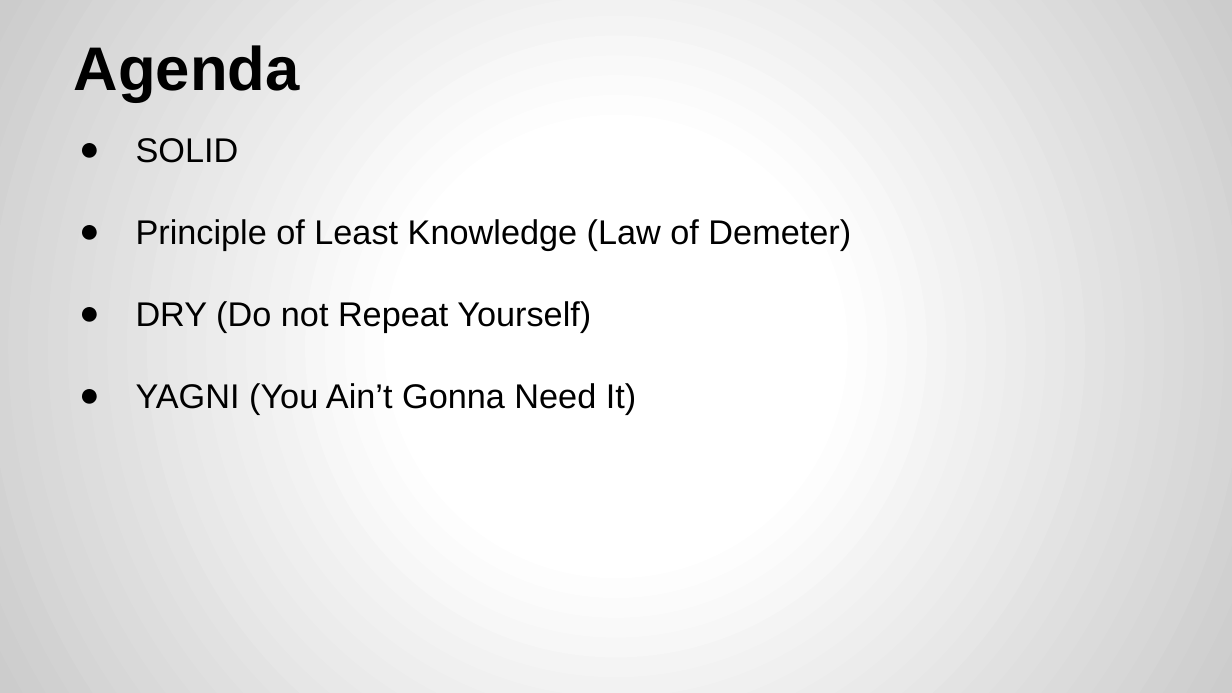
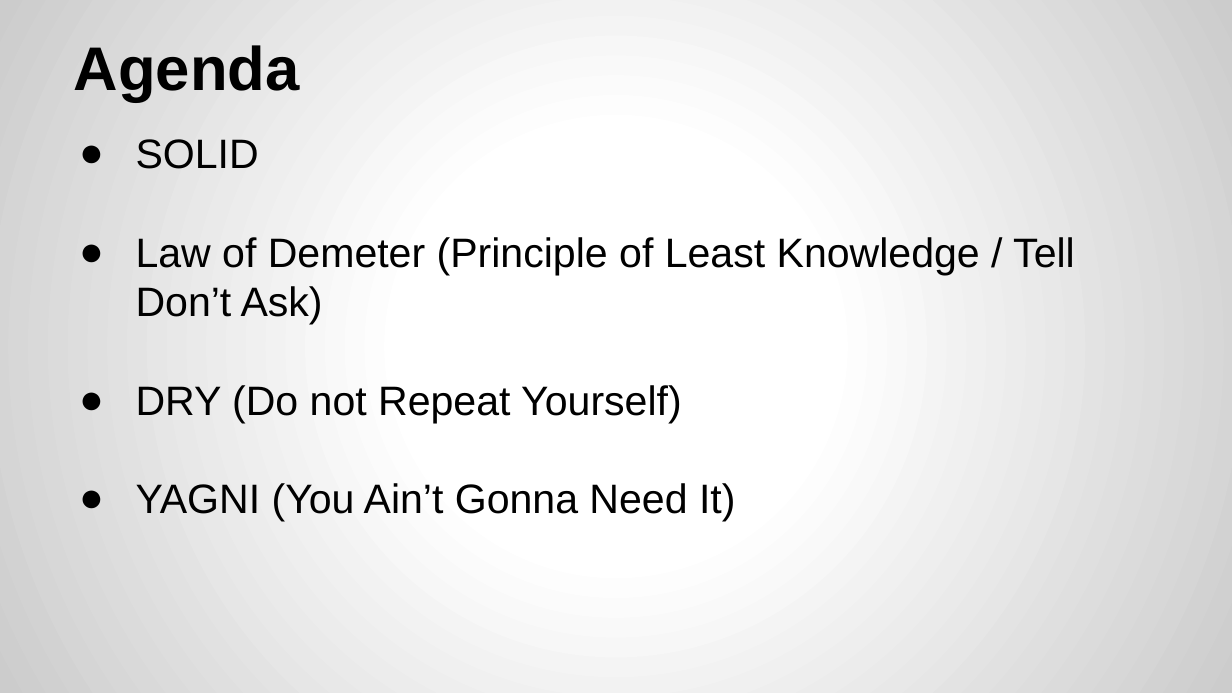
Before and after one commit to yogeshrnaik/presentations, a slide deck: slide 2 of Software Design Principles.pptx. Drawn at 1232x693 pixels with LibreOffice and Linux fonts; fonts in the diff are those of the drawing. Boxes give left, top, right and bottom in pixels: in the first picture for what was removed or moved away, otherwise in the second. Text is boxed around its words. In the diff, an @@ line names an element or a change of style, - is before the commit and + after.

Commit message:
font change

```diff
--- a/Software Design Principles.pptx
+++ b/Software Design Principles.pptx
@@ text at (x1=136, y1=139, x2=735, y2=522): size 20 to 24 pt in "SOLID", "DRY (Do not Repeat Yourself)", "YAGNI (You Ain’t Gonna Need It)" @@
@@ text at (x1=136, y1=237, x2=1075, y2=325): text changed; size 20 to 24 pt @@
-● Principle of Least Knowledge (Law of Demeter)
+● Law of Demeter (Principle of Least Knowledge / Tell Don’t Ask)
```
